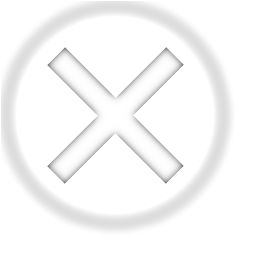
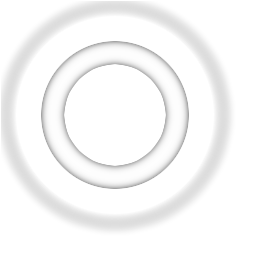
Revision of a layered w=256, h=256 image; what changed, layer by layer:
painted on "ZELDA MAJORA'S MASK#986CC390#4#0_all.png" over [41, 41, 189, 189]
painted on "pg 3 #1" over [41, 41, 189, 189]